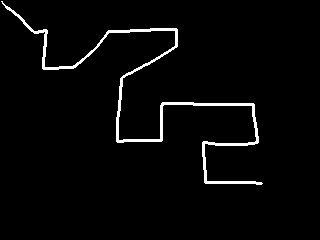
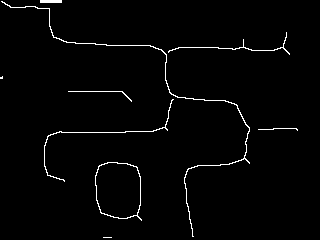
Comparing the layer stacks of the two 320×240 images. Changes:
added layer "skel_real" above "skel_chain" over [0, 0, 298, 238]
hid "skel_chain" over [0, 0, 298, 238]
